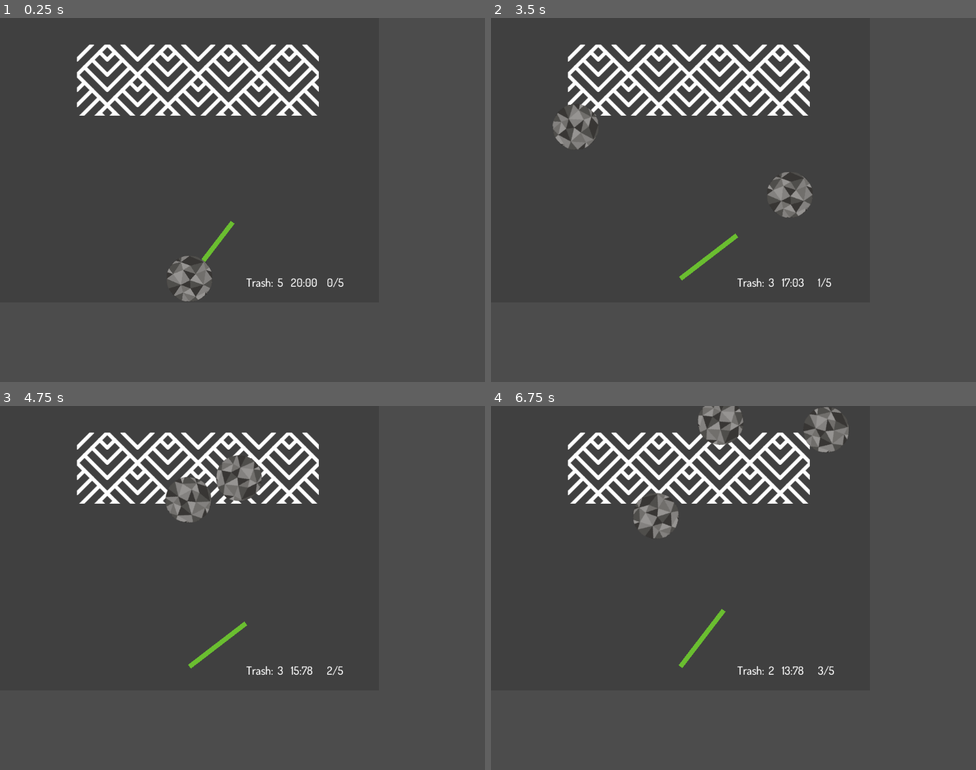
Above: before the commit, frames 1-4 (two rows, left to right).
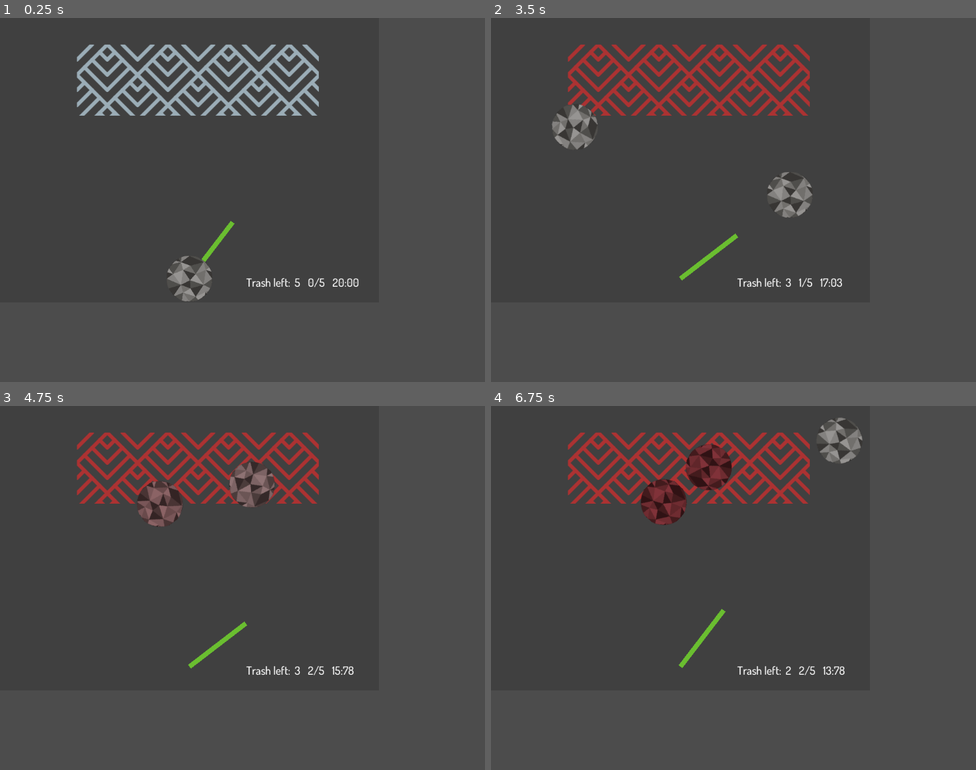
Above: after the commit, the same moments.

Repository: broquaint/eggjam20
Game: Godot game, scene res://scenes/FeedReactor.tscn
Same seed, same stepped clock (60 frames per second), same inputs: the game is played once before the commit and once after it. This scene is started directly instead of the project's main scene.
Inputs:
- Up to frame 1 (0.25 s): no input
- Up to frame 2 (3.5 s): tap Enter (ui_accept) at 0.5, 0.6, 0.77, 1.07, 1.35, 1.52, 1.82, 2.1, 2.85, 3.02, 3.32 s
- Up to frame 3 (4.75 s): tap Enter (ui_accept) at 3.6, 3.77, 4.07, 4.35, 4.52 s
- Up to frame 4 (6.75 s): tap Enter (ui_accept) at 4.82, 5.1, 5.85, 6.02, 6.32, 6.6 s

The runs differ from the first frame. In frame 1, 4.3% of the frame differs, in the area x 15-74%, y 7-74%; in frame 2, 4.8%; in frame 3, 5.9%; in frame 4, 7.4%, in the area x 15-77%, y 0-74%.

Commit message:
Add some polish to feed reactor
Feels like a game now.

Diff:
--- a/scenes/FeedReactor.tscn
+++ b/scenes/FeedReactor.tscn
@@ -38,6 +38,53 @@
 "transitions": PoolRealArray( 1 ),
 "update": 0,
 "values": [ 180.0 ]
+}
+
+[sub_resource type="Animation" id=12]
+length = 0.001
+tracks/0/type = "value"
+tracks/0/path = NodePath("ReactorInput/Sprite:modulate")
+tracks/0/interp = 1
+tracks/0/loop_wrap = true
+tracks/0/imported = false
+tracks/0/enabled = true
+tracks/0/keys = {
+"times": PoolRealArray( 0 ),
+"transitions": PoolRealArray( 1 ),
+"update": 0,
+"values": [ Color( 0.607843, 0.678431, 0.717647, 1 ) ]
+}
+
+[sub_resource type="Animation" id=13]
+resource_name = "StartReactor"
+length = 1.5
+tracks/0/type = "value"
+tracks/0/path = NodePath("ReactorInput/Sprite:modulate")
+tracks/0/interp = 1
+tracks/0/loop_wrap = true
+tracks/0/imported = false
+tracks/0/enabled = true
+tracks/0/keys = {
+"times": PoolRealArray( 0, 1.5 ),
+"transitions": PoolRealArray( 1, 3.03143 ),
+"update": 0,
+"values": [ Color( 0.607843, 0.678431, 0.717647, 1 ), Color( 0.67451, 0.196078, 0.196078, 1 ) ]
+}
+
+[sub_resource type="Animation" id=14]
+resource_name = "StopReactor"
+length = 1.5
+tracks/0/type = "value"
+tracks/0/path = NodePath("ReactorInput/Sprite:modulate")
+tracks/0/interp = 1
+tracks/0/loop_wrap = true
+tracks/0/imported = false
+tracks/0/enabled = true
+tracks/0/keys = {
+"times": PoolRealArray( 0, 1.5 ),
+"transitions": PoolRealArray( 1, 3.03143 ),
+"update": 0,
+"values": [ Color( 0.67451, 0.196078, 0.196078, 1 ), Color( 0.607843, 0.678431, 0.717647, 1 ) ]
 }
 
 [sub_resource type="PhysicsMaterial" id=6]
@@ -67,22 +114,29 @@
 position = Vector2( 415, 131 )
 space_override = 3
 gravity_point = true
-linear_damp = 1.0
+linear_damp = 1.5
 
 [node name="CollisionShape2D" type="CollisionShape2D" parent="ReactorInput"]
+visible = false
 position = Vector2( 3, -0.5 )
 shape = SubResource( 8 )
 
 [node name="Sprite" type="Sprite" parent="ReactorInput"]
+modulate = Color( 0.607843, 0.678431, 0.717647, 1 )
 texture = ExtResource( 3 )
 __meta__ = {
 "_edit_group_": true
 }
 
-[node name="AnimationPlayer" type="AnimationPlayer" parent="."]
+[node name="SwingAnimationPlayer" type="AnimationPlayer" parent="."]
 autoplay = "AimSwing"
 anims/AimSwing = SubResource( 1 )
 anims/RESET = SubResource( 2 )
+
+[node name="ReactorAnimationPlayer" type="AnimationPlayer" parent="."]
+anims/RESET = SubResource( 12 )
+anims/StartReactor = SubResource( 13 )
+anims/StopReactor = SubResource( 14 )
 
 [node name="TrashBall" parent="." instance=ExtResource( 2 )]
 
@@ -118,38 +172,38 @@
 
 [node name="Label" type="Label" parent="Status"]
 margin_top = 16.0
-margin_right = 62.0
-margin_bottom = 47.0
-text = "Trash: "
+margin_right = 98.0
+margin_bottom = 47.0
+text = "Trash left: "
 
 [node name="TrashBallCount" type="Label" parent="Status"]
-margin_left = 66.0
-margin_top = 16.0
-margin_right = 92.0
+margin_left = 102.0
+margin_top = 16.0
+margin_right = 128.0
 margin_bottom = 47.0
 text = "00"
 
 [node name="VSeparator" type="VSeparator" parent="Status"]
-margin_left = 96.0
-margin_right = 104.0
+margin_left = 132.0
+margin_right = 140.0
 margin_bottom = 64.0
 
+[node name="Score" type="Label" parent="Status"]
+margin_left = 144.0
+margin_top = 16.0
+margin_right = 181.0
+margin_bottom = 47.0
+text = "0/0"
+
+[node name="VSeparator2" type="VSeparator" parent="Status"]
+margin_left = 185.0
+margin_right = 193.0
+margin_bottom = 64.0
+
 [node name="TimeLeft" type="Label" parent="Status"]
-margin_left = 108.0
-margin_top = 16.0
-margin_right = 168.0
+margin_left = 197.0
+margin_top = 16.0
+margin_right = 257.0
 margin_bottom = 47.0
 rect_min_size = Vector2( 60, 0 )
 text = "00:00"
-
-[node name="VSeparator2" type="VSeparator" parent="Status"]
-margin_left = 172.0
-margin_right = 180.0
-margin_bottom = 64.0
-
-[node name="Score" type="Label" parent="Status"]
-margin_left = 184.0
-margin_top = 16.0
-margin_right = 221.0
-margin_bottom = 47.0
-text = "0/0"
--- a/scenes/TrashBall.tscn
+++ b/scenes/TrashBall.tscn
@@ -1,6 +1,7 @@
-[gd_scene load_steps=4 format=2]
+[gd_scene load_steps=5 format=2]
 
 [ext_resource path="res://assets/images/trash ball.png" type="Texture" id=1]
+[ext_resource path="res://scripts/TrashBall.gd" type="Script" id=2]
 
 [sub_resource type="PhysicsMaterial" id=5]
 bounce = 1.0
@@ -12,6 +13,7 @@
 position = Vector2( 400, 550 )
 physics_material_override = SubResource( 5 )
 gravity_scale = 0.0
+script = ExtResource( 2 )
 __meta__ = {
 "_edit_group_": true
 }
@@ -21,3 +23,7 @@
 
 [node name="CollisionShape2D" type="CollisionShape2D" parent="."]
 shape = SubResource( 3 )
+
+[node name="HotTrash" type="Tween" parent="."]
+
+[node name="ColdTrash" type="Tween" parent="."]
--- a/scripts/FeedReactor.gd
+++ b/scripts/FeedReactor.gd
@@ -3,7 +3,8 @@
 enum PlayState {
 	AT_START,
 	PLAYING,
-	FINISHED
+	TRASH_FINISHED,
+	ALL_DONE
 }
 enum LauncherState {
 	READY,
@@ -15,7 +16,10 @@
 
 onready var trash_ball_scene = preload("res://scenes/TrashBall.tscn")
 var trash_ball
+var trash_balls = []
+# This tracks how many are left to launch.
 var trash_ball_count = 5
+# This could be variable, may build up over time.
 var trash_ball_total = 5
 
 var score = 0
@@ -31,15 +35,17 @@
 
 	trash_ball = trash_ball_scene.instance()
 	add_child(trash_ball)
+	trash_balls.append(trash_ball)
 
 func _process(_delta):
-	if Input.is_action_just_pressed("ui_accept") and launch_state == LauncherState.READY and play_state != PlayState.FINISHED:
+	if Input.is_action_just_pressed("ui_accept") and launch_state == LauncherState.READY and play_state != PlayState.TRASH_FINISHED:
 		if play_state == PlayState.AT_START and $PlayTime.is_stopped():
 			$PlayTime.start()
 			play_state = PlayState.PLAYING
+			$ReactorAnimationPlayer.play("StartReactor")
 		launch_waste()
 	var time_left = $PlayTime.wait_time if $PlayTime.is_stopped() else $PlayTime.time_left
-	if play_state != PlayState.FINISHED:
+	if play_state != PlayState.TRASH_FINISHED:
 		$Status/TimeLeft.text = '%d:%02d' % [time_left, 100 * fmod(time_left, 1.0)]
 	$Status/TrashBallCount.text = '%d' % trash_ball_count
 	$Status/Score.text = '%d/%d' % [score, trash_ball_total]
@@ -47,24 +53,64 @@
 func launch_waste():
 	trash_ball_count -= 1
 	if trash_ball_count == 0:
-		play_state = PlayState.FINISHED
+		end_game()
 	launch_state = LauncherState.LAUNCHED
 	trash_ball.apply_central_impulse(Vector2(0, 500).rotated(deg2rad($Trajectory.rotation_degrees)))
-	$AnimationPlayer.stop()
+	$SwingAnimationPlayer.stop()
 	$Reload.start()
 
 func reload():
-	if play_state == PlayState.FINISHED:
+	if play_state == PlayState.TRASH_FINISHED:
 		return
 	launch_state = LauncherState.READY
 	trash_ball = trash_ball_scene.instance()
 	add_child(trash_ball)
-	$AnimationPlayer.play("AimSwing")
+	trash_balls.append(trash_ball)
+	$SwingAnimationPlayer.play("AimSwing")
 
 func time_over():
-	play_state = PlayState.FINISHED
+	if play_state != PlayState.TRASH_FINISHED:
+		end_game()
 
-func trash_in_reactor(_node):
+func end_game():
+	play_state = PlayState.TRASH_FINISHED
+	if not $PlayTime.is_stopped():
+		$PlayTime.paused = true
+	# Wait some time for things to play out then call it whatever state.
+	yield(get_tree().create_timer(3.0), 'timeout')
+	play_state = PlayState.ALL_DONE
+	$ReactorAnimationPlayer.play("StopReactor")
+	for ball in trash_balls:
+		if ball.in_reactor:
+			var shrink = get_tree().create_tween()
+			shrink.tween_property(ball.get_node('Sprite'), 'scale', Vector2.ZERO, 1.0)
+			shrink.set_parallel()
+	# emit_signal("game_complete", ...)
+
+func trash_in_reactor(ball):
+	if play_state == PlayState.ALL_DONE:
+		return
+
 	score += 1
-func trash_out_reactor(_node):
+	var ct : Tween = ball.get_node('ColdTrash')
+	ct.stop_all()
+	var ht : Tween = ball.get_node('HotTrash')
+	ht.interpolate_property(
+		ball, 'modulate', ball.modulate, Color('#d95763'), 1.5, Tween.TRANS_CUBIC, Tween.EASE_OUT_IN, 0.5
+	)
+	ht.start()
+	ball.in_reactor = true
+
+func trash_out_reactor(ball):
+	if play_state == PlayState.ALL_DONE:
+		return
+
 	score -= 1
+	var ht : Tween = ball.get_node('HotTrash')
+	ht.stop_all()
+	var ct : Tween = ball.get_node('ColdTrash')
+	ct.interpolate_property(
+		ball, 'modulate', ball.modulate, Color('#ffffff'), 1.5, Tween.TRANS_LINEAR, Tween.EASE_IN, 0.5
+	)
+	ct.start()
+	ball.in_reactor = false
--- /dev/null
+++ b/scripts/TrashBall.gd
@@ -0,0 +1,3 @@
+extends RigidBody2D
+
+export var in_reactor : bool = false
Not shown: 1 places in scenes/FeedReactor.tscn that only renumber resources
